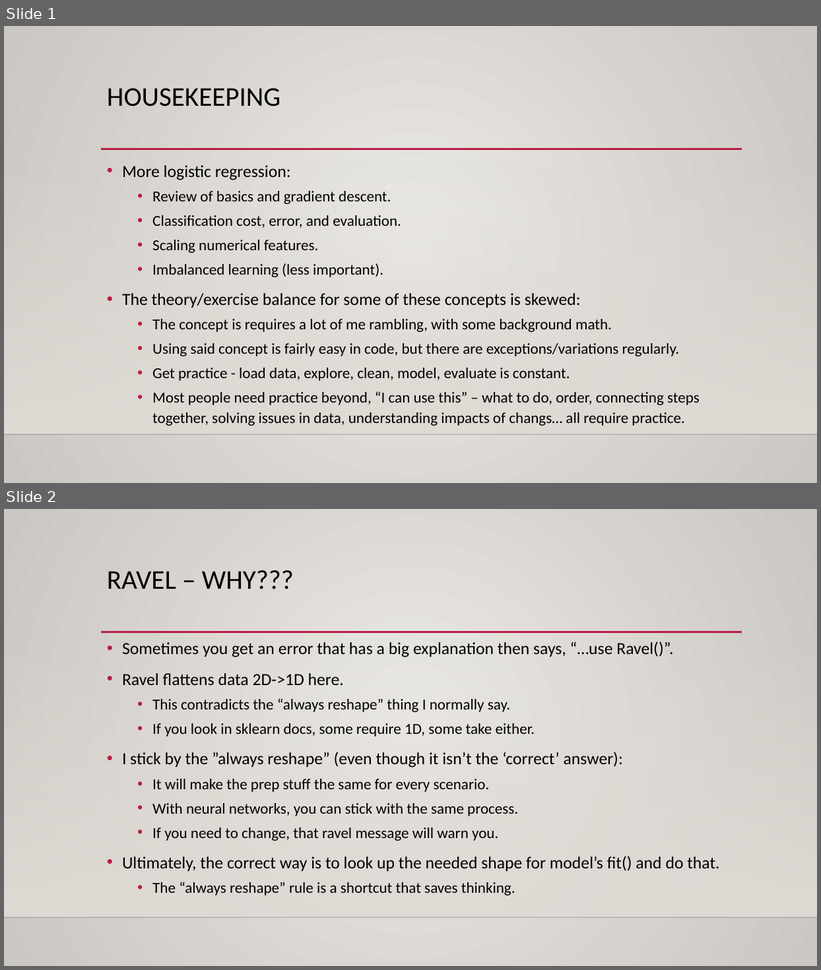
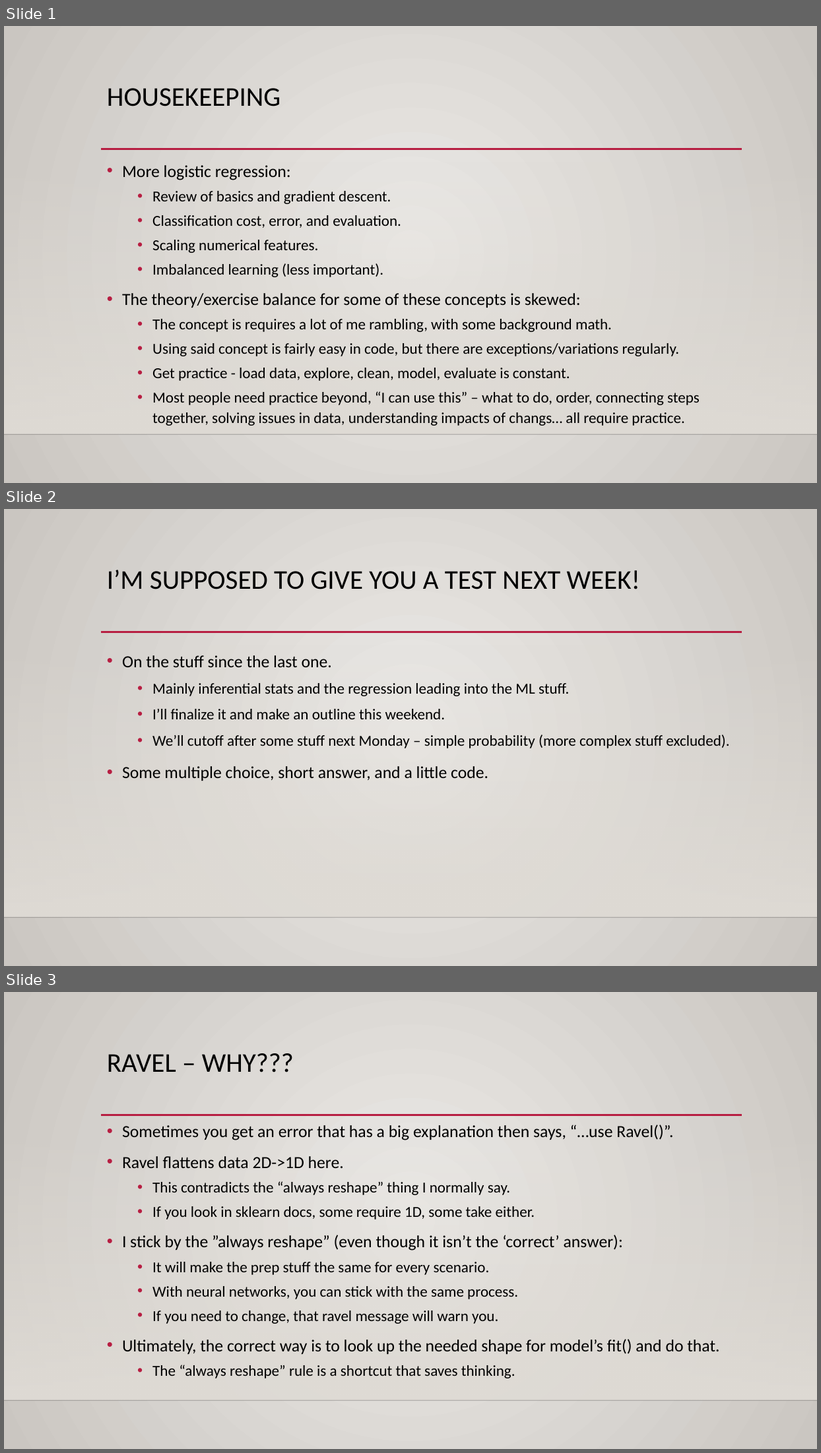
Before and after one commit to AkeemSemperDataScience/Basic_Stats_in_Python_Student_Repository, a slide deck: reference_material/slides/024_log_reg_2.pptx. Shown one above the other, each under a label of ours: slides 1 and 2 before the commit, slides 1, 2 and 3 after it. The pictures are 821x970 and 821x1453 pixels, drawn with LibreOffice and Linux fonts; fonts in the diff are those of the drawing; background and template pictures are left out. Boxes give left, top, right and bottom in pixels: in the first picture for what was removed or moved away, otherwise in the second. Text is boxed around its words. In the diff, an @@ line names an element or a change of style, - is before the commit and + after.

```diff
--- a/reference_material/slides/024_log_reg_2.pptx
+++ b/reference_material/slides/024_log_reg_2.pptx
@@ slide 2 added at [4, 509, 817, 966], background gradient #ECEAE7 to #CAC7C1; not listed: 3 template elements that a slide beside it also shows @@
@@ title added at [107, 570, 640, 590], 32 pt, text #000000 @@
+I’M SUPPOSED TO GIVE YOU A TEST NEXT WEEK!
@@ text added at [122, 656, 729, 781], 18 pt, text #000000 @@
+• On the stuff since the last one.
+  • Mainly inferential stats and the regression leading into the ML stuff.
+  • I’ll finalize it and make an outline this weekend.
+  • We’ll cutoff after some stuff next Monday – simple probability (more complex stuff excluded).
+• Some multiple choice, short answer, and a little code.
@@ what was slide 2 is now slide 3 @@
```
Also in this commit, not shown: 1 slide changed, 1 other slide added, 3 other files.
